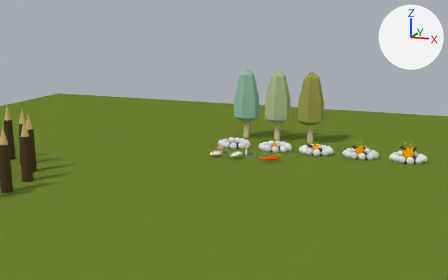
Renders of the Blender file Assets/DontStarve/DontStarveAssets01.blend from each side of a commit.
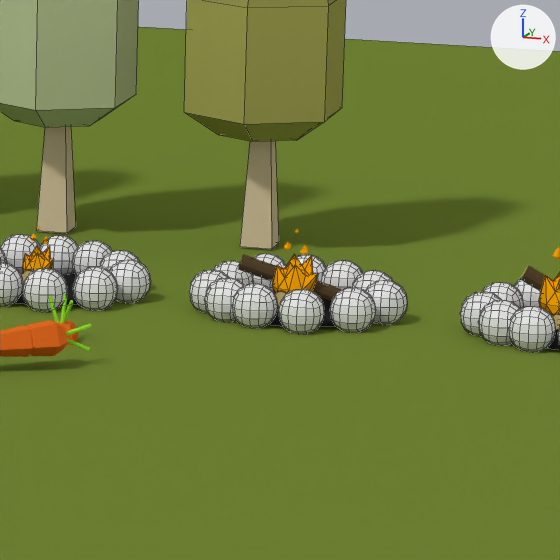
There are two pictures of each version: one from a 50 mm camera at (8.67, -24.35, 9.37) aimed at (-4.45, 10.29, 1.29), one close up on the part from 60% to 80% of the width and 37% to 69% of the height. Arrows for +X, +Y and +Z are at upper right; the lights stay in place. The close-ups show mesh edges as thin lines.
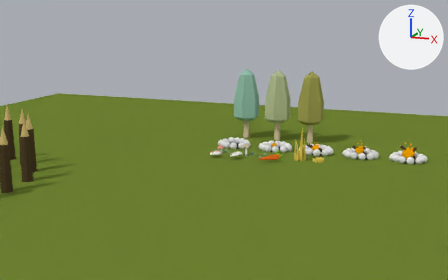
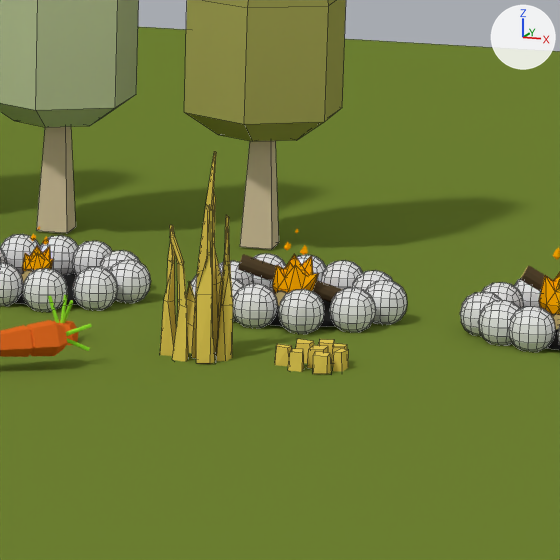
Commit message: Added grass world items

Boxes [x1, y1, x2, y2] around the edits, measured in the close-ups (560 x 560 px):
'Cube.007', added (yellow): after [160, 151, 233, 364]
'Cube.008', added (yellow): after [275, 339, 349, 374]

The change, as a diff of the scene's bpy script:
```diff
--- a/Assets/DontStarve/DontStarveAssets01.blend.py
+++ b/Assets/DontStarve/DontStarveAssets01.blend.py
@@ mat_grass @@
+mat_grass = diffuse_material('Grass')
+mat_grass.base_color = (0.8, 0.6, 0.0954)  # yellow #e7cb57
@@ me_cube_014 @@
+me_cube_014.from_pydata(...)  # 128 vertices, 112 faces; spans x -0.79..0.53, y -0.62..0.7, z -0.22..2.5
+me_cube_014.materials.append(mat_grass)  # yellow #e7cb57
@@ me_cube_015 @@
+me_cube_015.from_pydata(...)  # 64 vertices, 48 faces; spans x -0.788..0.519, y -0.624..0.701, z -0.216..0.107
+me_cube_015.materials.append(mat_grass)  # yellow #e7cb57
@@ ob_cube_007 @@
+ob_cube_007 = bpy.data.objects.new('Cube.007', me_cube_014)
+ob_cube_007.location = (-0.07, 12.05, 0.11)
+ob_cube_007.scale = (0.558, 0.558, 0.79)
@@ ob_cube_008 @@
+ob_cube_008 = bpy.data.objects.new('Cube.008', me_cube_015)
+ob_cube_008.location = (1.1, 12.05, 0.11)
+ob_cube_008.scale = (0.558, 0.558, 0.79)
```
